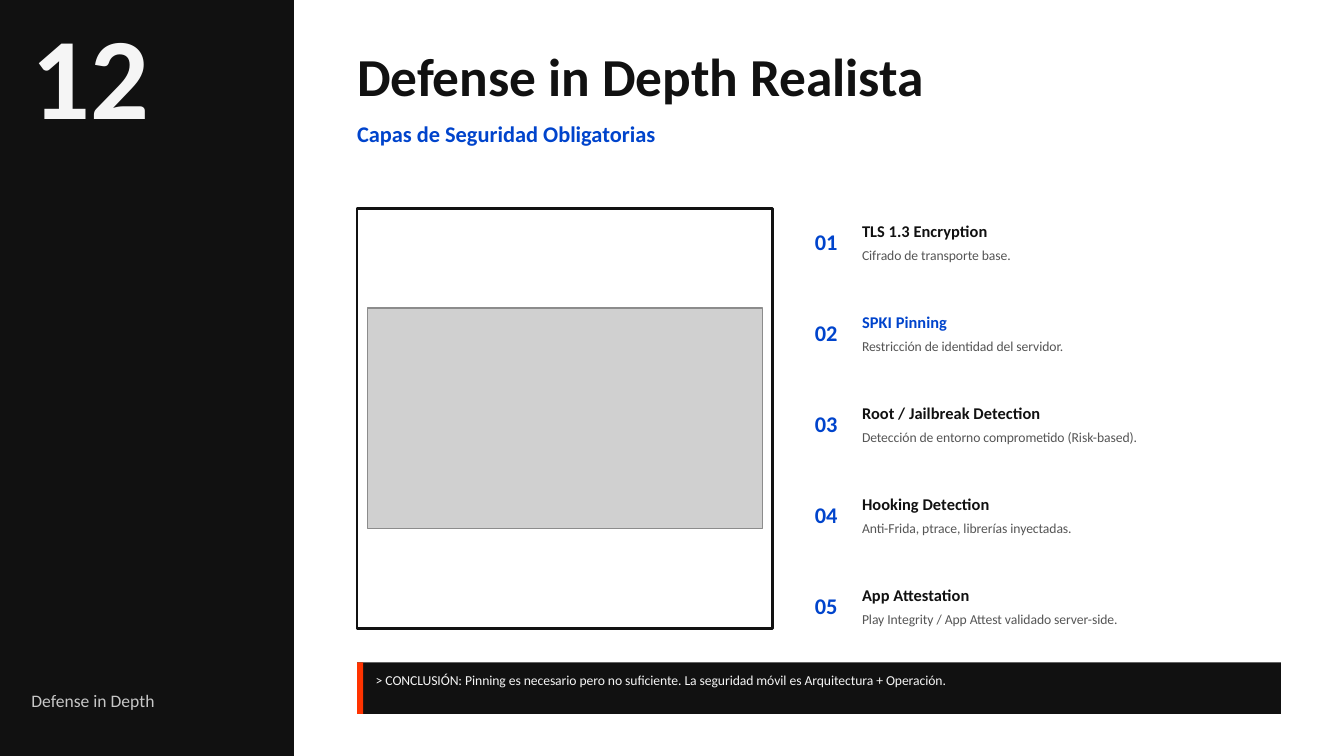
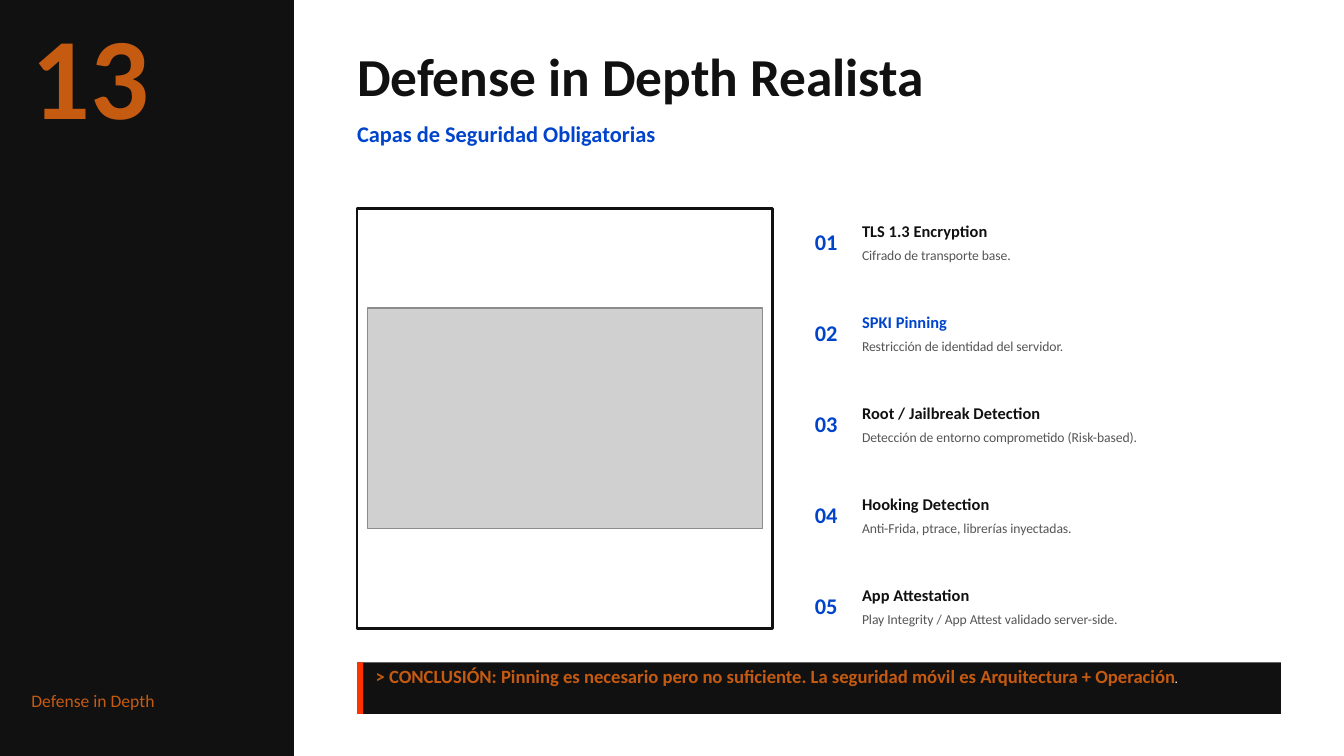
Before and after one commit to pcanelo/spki-pinning-lab, a slide deck: slide 14 of Certificate_Pinning_en_Banca_Arquitectura_y_Operación_2026.pptx (slide 12 before the commit). Drawn at 1344x756 pixels with LibreOffice and Linux fonts; fonts in the diff are those of the drawing; grey boxes stand for pictures; background and template pictures are left out. Boxes give left, top, right and bottom in pixels: in the first picture for what was removed or moved away, otherwise in the second. Text is boxed around its words. In the diff, an @@ line names an element or a change of style, - is before the commit and + after.

```diff
--- a/Certificate_Pinning_en_Banca_Arquitectura_y_Operación_2026.pptx
+++ b/Certificate_Pinning_en_Banca_Arquitectura_y_Operación_2026.pptx
@@ text at box(31, 43, 148, 120): text changed; text colour #F5F5F5 to #C55A11 @@
-12
+13
@@ text "Defense in Depth" at box(31, 695, 155, 710): text colour #F5F5F5 at 80% opacity to #C55A11 @@
@@ text "> CONCLUSIÓN: Pinning es necesario ..." at box(389, 668, 1175, 686): size 7.3 to 10 pt, text colour #F5F5F5 to #C55A11, bold on @@
```
Also in this commit, not shown: 14 other slides changed, 3 slides added, 1 other file.
